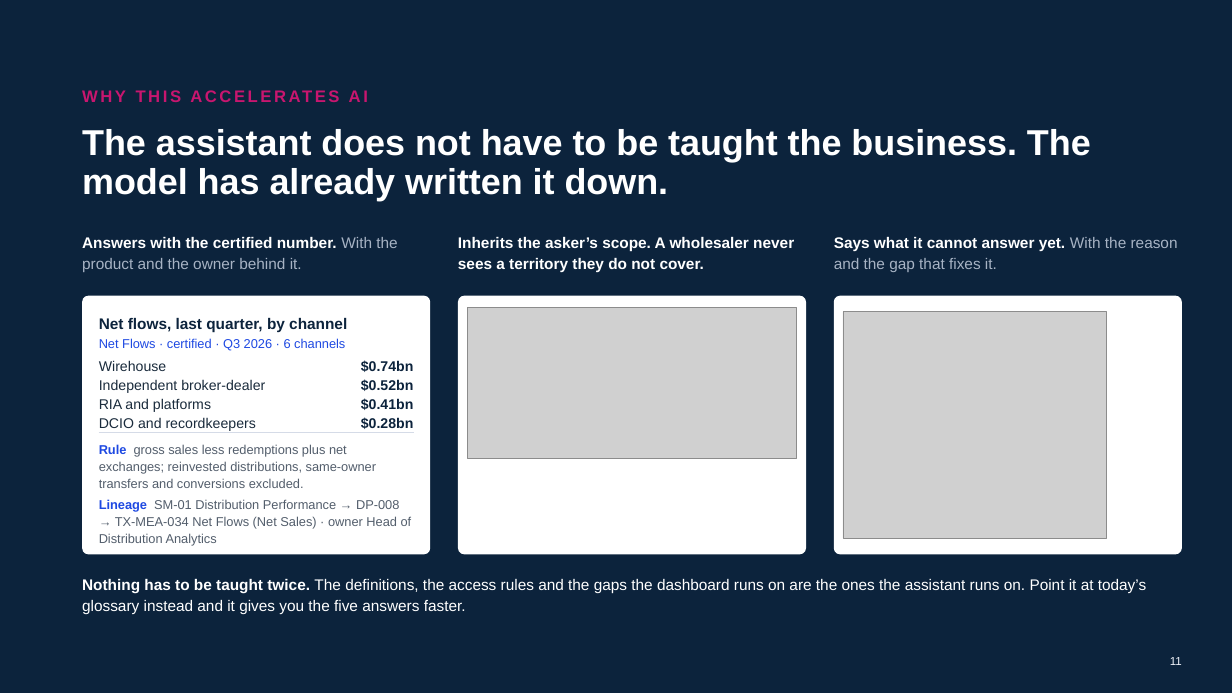
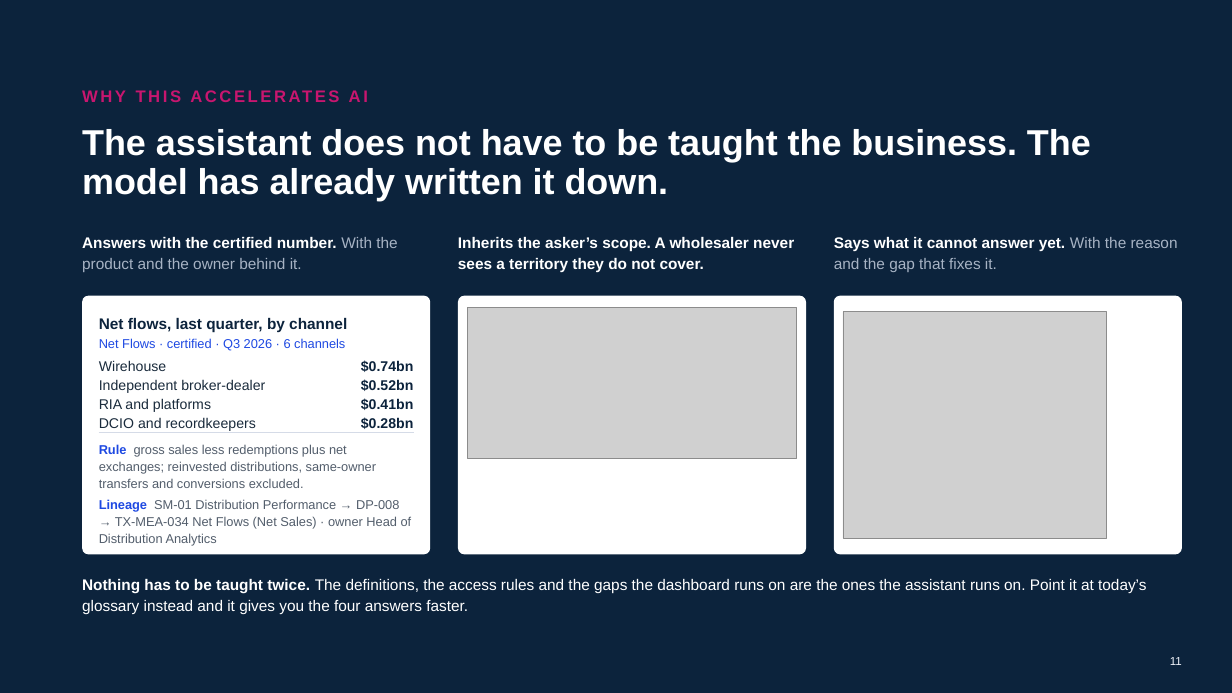
Before and after one commit to jlassetco/amt, a slide deck: slide 11 of Asset_Manager_Data_Pitch_Deck.pptx. Drawn at 1232x693 pixels with LibreOffice and Linux fonts; fonts in the diff are those of the drawing; grey boxes stand for pictures. Boxes give left, top, right and bottom in pixels: in the first picture for what was removed or moved away, otherwise in the second. Text is boxed around its words. In the diff, an @@ line names an element or a change of style, - is before the commit and + after.

```diff
--- a/Asset_Manager_Data_Pitch_Deck.pptx
+++ b/Asset_Manager_Data_Pitch_Deck.pptx
@@ text at bbox=[82, 579, 1146, 614]: text changed @@
-Nothing has to be taught twice. The definitions, the access rules and the gaps the dashboard runs on are the ones the assistant runs on. Point it at today’s glossary instead and it gives you the five answers faster.
+Nothing has to be taught twice. The definitions, the access rules and the gaps the dashboard runs on are the ones the assistant runs on. Point it at today’s glossary instead and it gives you the four answers faster.
```
Also in this commit, not shown: 3 other slides changed.
